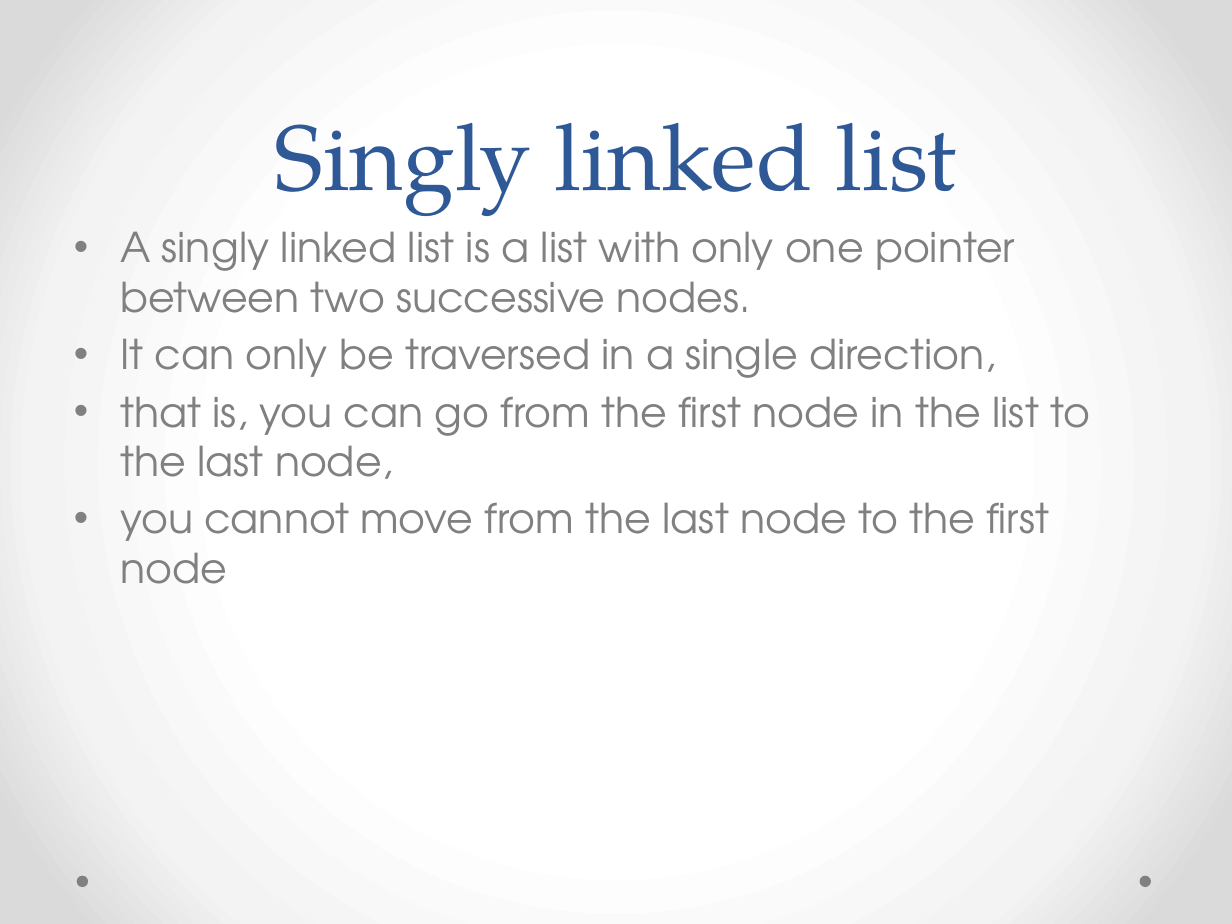
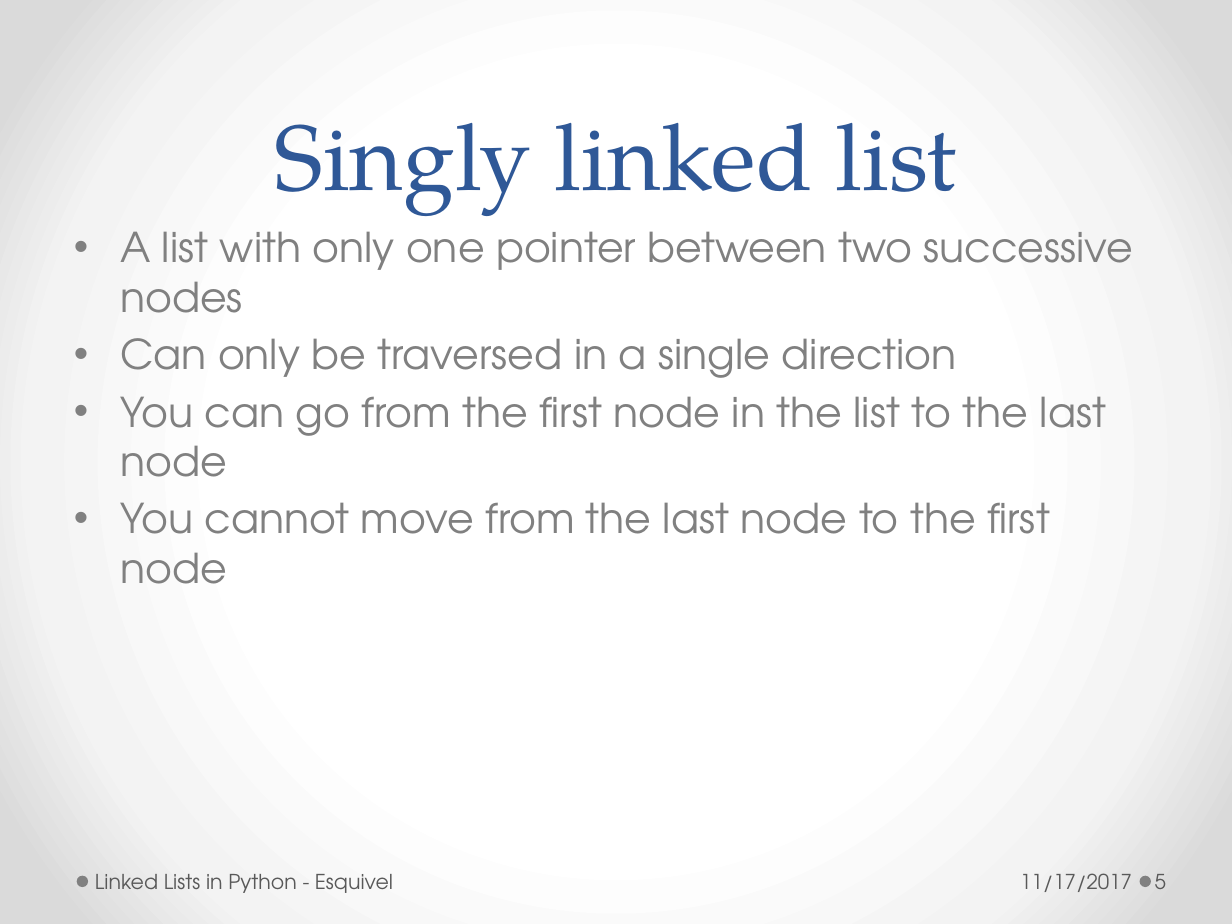
Before and after one commit to redsunsetrose/linked-Lists, a slide deck: slide 5 of LinkedLists.pptx (slide 10 before the commit). Drawn at 1232x924 pixels with LibreOffice and Linux fonts; fonts in the diff are those of the drawing. Boxes give left, top, right and bottom in pixels: in the first picture for what was removed or moved away, otherwise in the second. Text is boxed around its words. In the diff, an @@ line names an element or a change of style, - is before the commit and + after.

```diff
--- a/LinkedLists.pptx
+++ b/LinkedLists.pptx
@@ text at (x1=120, y1=231, x2=1133, y2=584): text changed @@
-• A singly linked list is a list with only one pointer between two successive nodes.
-• It can only be traversed in a single direction,
-• that is, you can go from the first node in the list to the last node,
-• you cannot move from the last node to the first node
+• A list with only one pointer between two successive nodes
+• Can only be traversed in a single direction
+• You can go from the first node in the list to the last node
+• You cannot move from the last node to the first node
@@ text added at (x1=95, y1=874, x2=393, y2=893), 12 pt, text #595959 @@
+Linked Lists in Python - Esquivel
@@ text added at (x1=1020, y1=873, x2=1132, y2=892), 12 pt, text #595959 @@
+11/17/2017
@@ page number added at (x1=1155, y1=874, x2=1166, y2=889), 12 pt, text #595959 @@
+5
```
Also in this commit, not shown: 18 other slides changed, 10 slides added, 6 slides removed.
